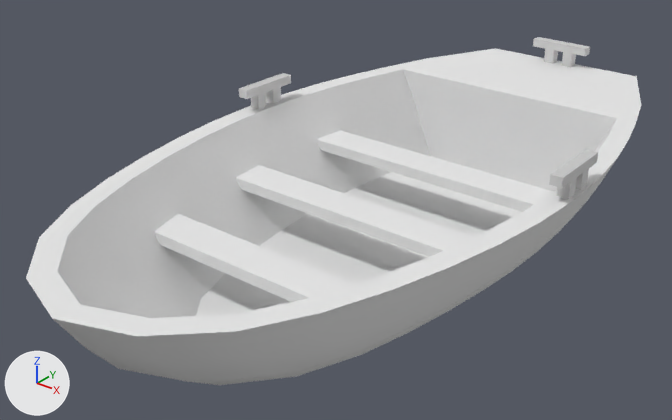
Two versions of the glTF model assets/models/maps/docks/Dock_Boat_A_2.gltf, one commit apart.
Before and after are seen from a 50 mm camera at (2.23, -3.12, 2.11) aimed at (-0.15, -0.15, 0.27). The lights are fixed; the arrows at lower left show +X, +Y and +Z. The older version comes first.

Names of what the first picture shows: 'Dock_Boat_A_2'.
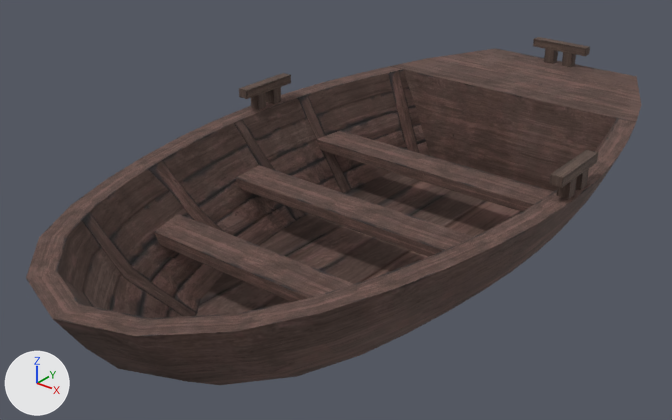
Changed parts and their boxes (x1, y1, x2, y2) in the pictures (672 x 420 px):
'Dock_Boat_A_2', surface changed (white to brown): (26, 37, 641, 385) in both

What changed in the scene script:
```text
Add img_docktrim_diffuse:
    img_docktrim_diffuse = load_image('DockTrim_Diffuse', 'DockTrim_Diffuse.jpg', 1024, 1024, 'sRGB')
Add img_docktrim_normal:
    img_docktrim_normal = load_image('DockTrim_Normal', 'DockTrim_Normal.jpg', 1024, 1024, 'Non-Color')
Add img_boattrim_diffuse:
    img_boattrim_diffuse = load_image('BoatTrim_Diffuse', 'BoatTrim_Diffuse.jpg', 1024, 1024, 'sRGB')
Add img_boattrim_normal:
    img_boattrim_normal = load_image('BoatTrim_Normal', 'BoatTrim_Normal.jpg', 1024, 1024, 'Non-Color')
Change mat_boattrim_mat:
    where n0 = _N.new('ShaderNodeBsdfPrincipled'); n0.name = 'Principled BSDF'
    n0.inputs[2].default_value: 1.0 -> 0.85  # 'Roughness'
    add n2 = _N.new('ShaderNodeTexImage'); n2.name = 'Image Texture'
    add n2.image = img_boattrim_diffuse
    add n3 = _N.new('ShaderNodeNormalMap'); n3.name = 'Normal Map'
    add n3.uv_map = 'UVMap'
    add n4 = _N.new('ShaderNodeTexImage'); n4.name = 'Image Texture.001'
    add n4.image = img_boattrim_normal
    add _L.new(n2.outputs[0], n0.inputs[0])  # 'Color' to 'Base Color'
    add _L.new(n3.outputs[0], n0.inputs[5])  # 'Normal' to 'Normal'
    add _L.new(n4.outputs[0], n3.inputs[1])  # 'Color' to 'Color'
Change mat_docktrim_mat:
    where n0 = _N.new('ShaderNodeBsdfPrincipled'); n0.name = 'Principled BSDF'
    remove n0.inputs[1].default_value = 1.0  # 'Metallic'
    n0.inputs[2].default_value: 1.0 -> 0.85  # 'Roughness'
    add n2 = _N.new('ShaderNodeTexImage'); n2.name = 'Image Texture'
    add n2.image = img_docktrim_diffuse
    add n3 = _N.new('ShaderNodeNormalMap'); n3.name = 'Normal Map'
    add n3.uv_map = 'UVMap'
    add n4 = _N.new('ShaderNodeTexImage'); n4.name = 'Image Texture.001'
    add n4.image = img_docktrim_normal
    add _L.new(n2.outputs[0], n0.inputs[0])  # 'Color' to 'Base Color'
    add _L.new(n3.outputs[0], n0.inputs[5])  # 'Normal' to 'Normal'
    add _L.new(n4.outputs[0], n3.inputs[1])  # 'Color' to 'Color'
```
